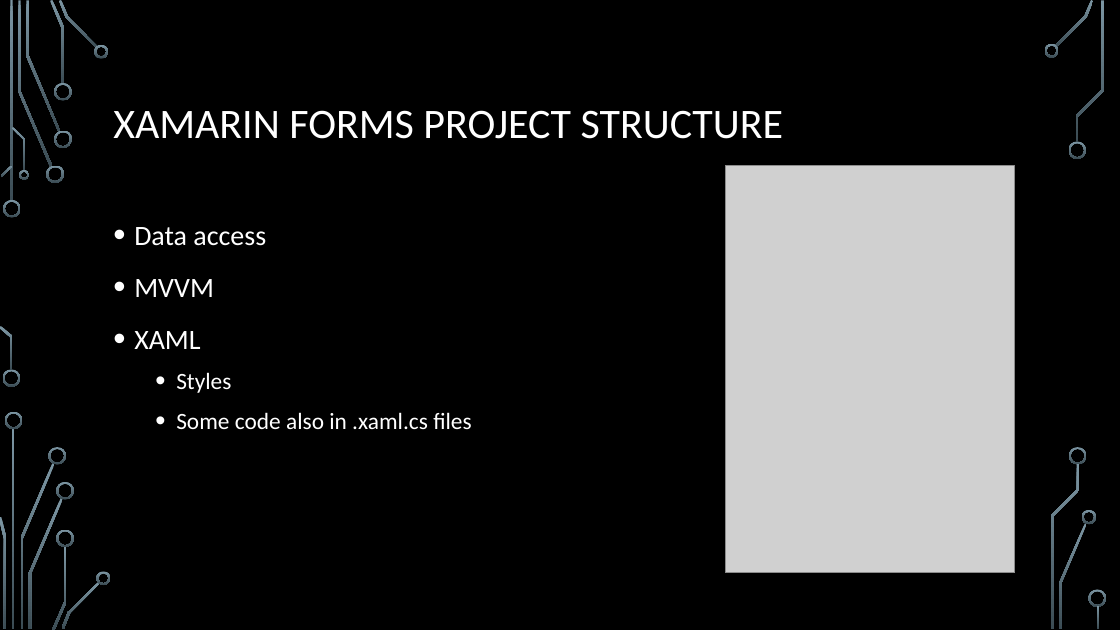
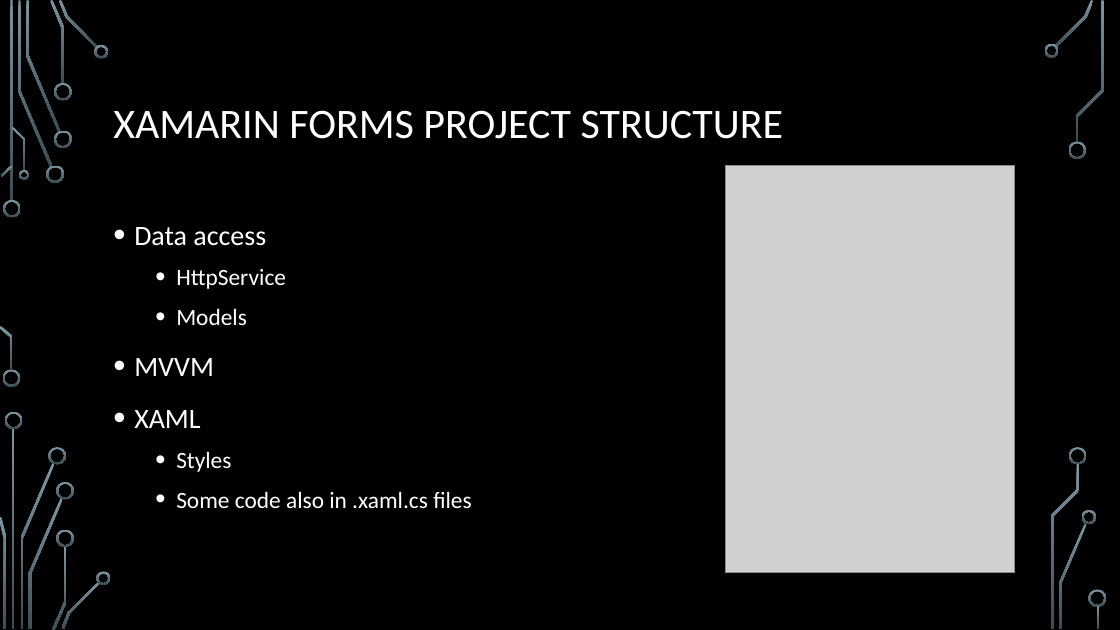
Before and after one commit to gabikadlecova/MicroBee, a slide deck: slide 3 of MicrobeeJobs.pptx. Drawn at 1120x630 pixels with LibreOffice and Linux fonts; fonts in the diff are those of the drawing; grey boxes stand for pictures; background and template pictures are left out. Boxes give left, top, right and bottom in pixels: in the first picture for what was removed or moved away, otherwise in the second. Text is boxed around its words. In the diff, an @@ line names an element or a change of style, - is before the commit and + after.

```diff
--- a/MicrobeeJobs.pptx
+++ b/MicrobeeJobs.pptx
@@ text at (x1=176, y1=269, x2=286, y2=325): paragraphs added @@
+  • HttpService
+  • Models
```
Also in this commit, not shown: 6 slides added.
